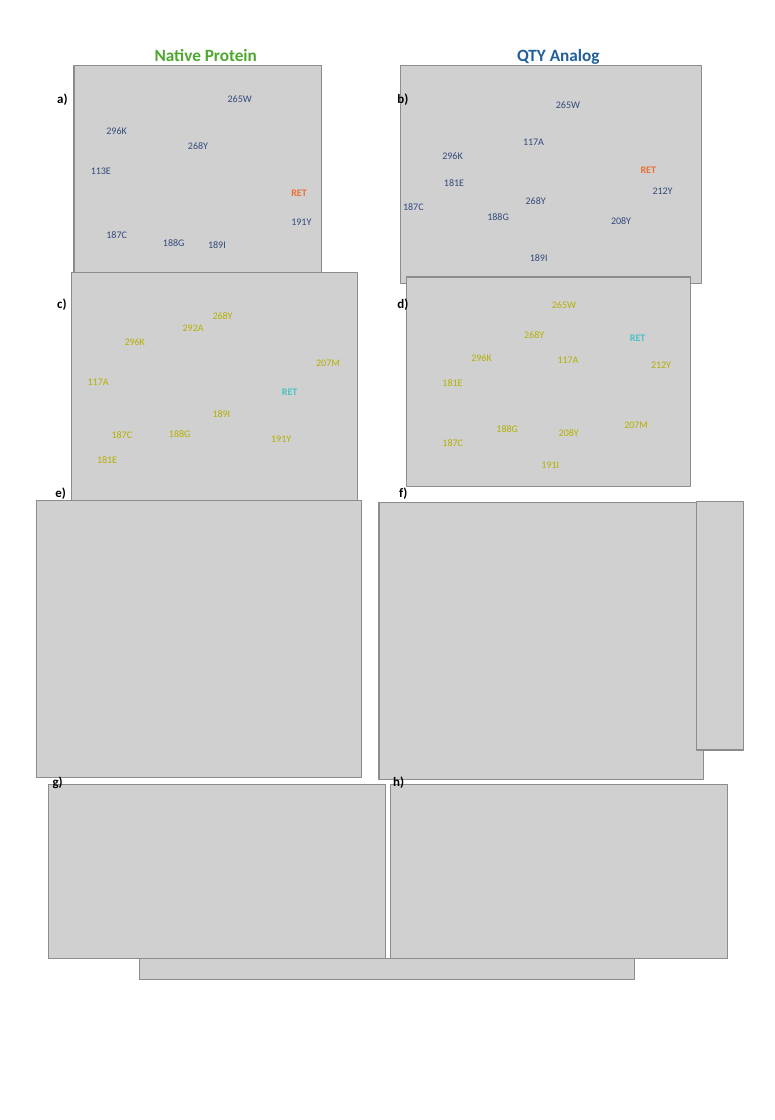
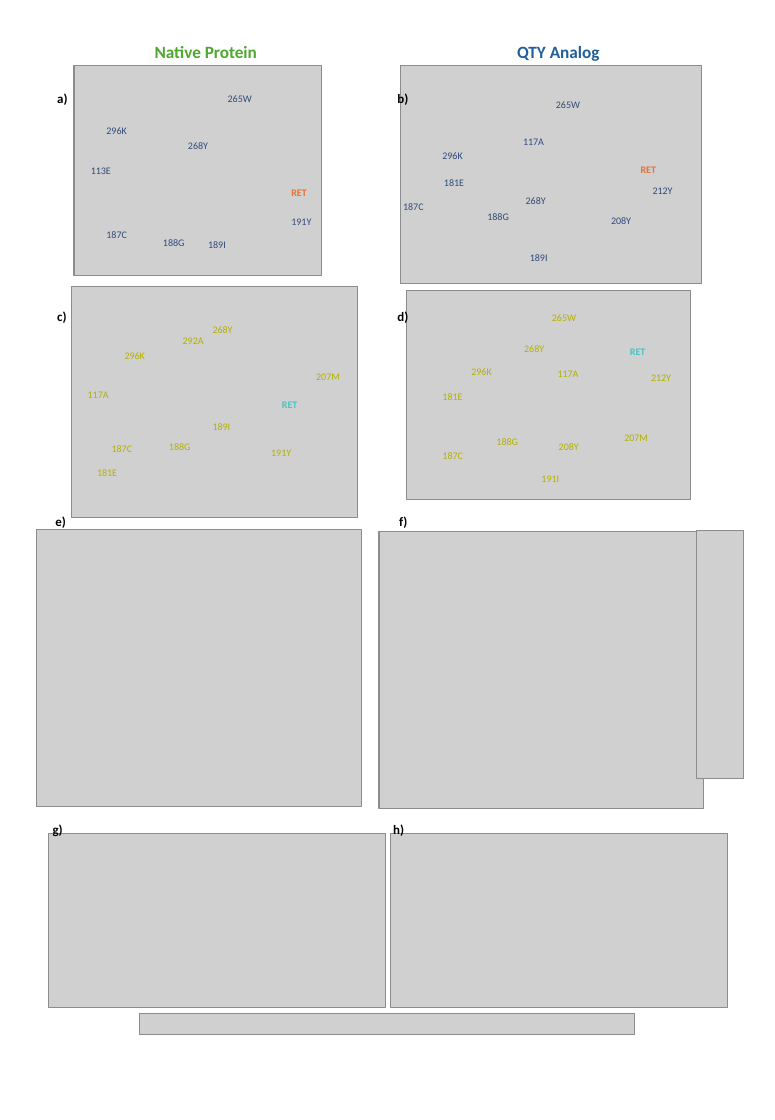
Before and after one commit to SiqiPan2008/Retinylidene-Proteins-QTY, a slide deck: slide 2 of Paper/Graphs.pptx. Drawn at 775x1120 pixels with LibreOffice and Linux fonts; fonts in the diff are those of the drawing; grey boxes stand for pictures. Boxes give left, top, right and bottom in pixels: in the first picture for what was removed or moved away, otherwise in the second. Text is boxed around its words. In the diff, an @@ line names an element or a change of style, - is before the commit and + after.

```diff
--- a/Paper/Graphs.pptx
+++ b/Paper/Graphs.pptx
@@ text "Native Protein" rewrapped from (x1=155, y1=49, x2=257, y2=66) to (x1=155, y1=46, x2=257, y2=58) @@
@@ text "QTY Analog" moved from (x1=517, y1=49, x2=600, y2=66) to (x1=517, y1=46, x2=600, y2=61) @@
@@ 25 texts, 2 pictures moved together from (x1=57, y1=273, x2=691, y2=503) to (x1=57, y1=286, x2=691, y2=517) @@
@@ 3 pictures, 2 texts moved together from (x1=36, y1=486, x2=744, y2=779) to (x1=36, y1=516, x2=744, y2=808) @@
@@ 2 pictures, 2 texts moved together from (x1=49, y1=776, x2=727, y2=958) to (x1=49, y1=824, x2=727, y2=1006) @@
@@ picture moved from (x1=140, y1=958, x2=634, y2=979) to (x1=140, y1=1013, x2=634, y2=1033) @@
```
Also in this commit, not shown: 15 other files.
